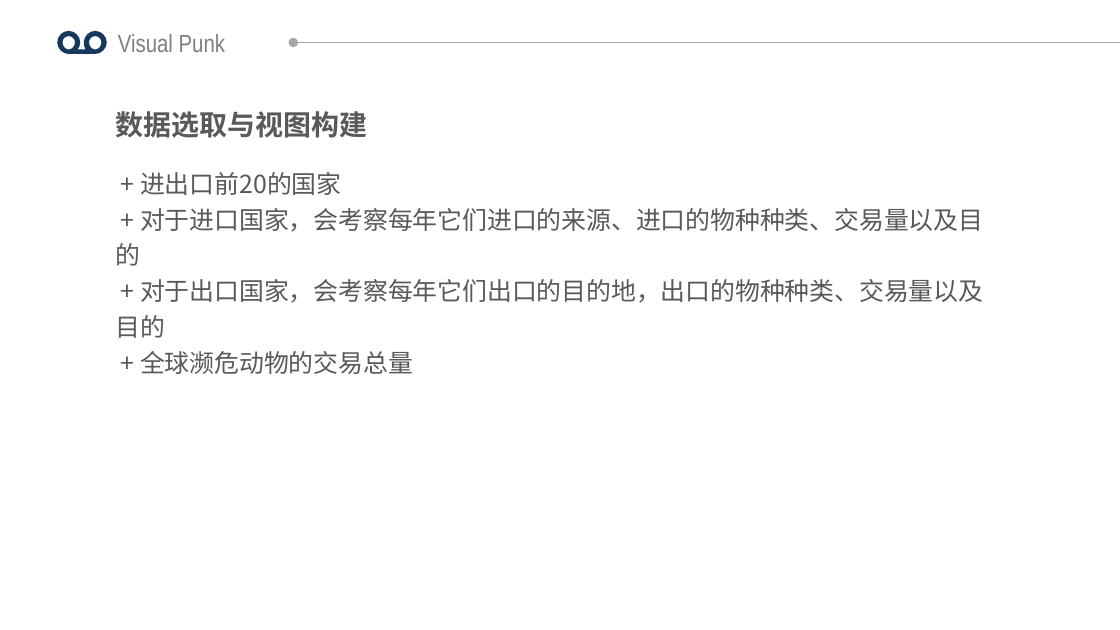
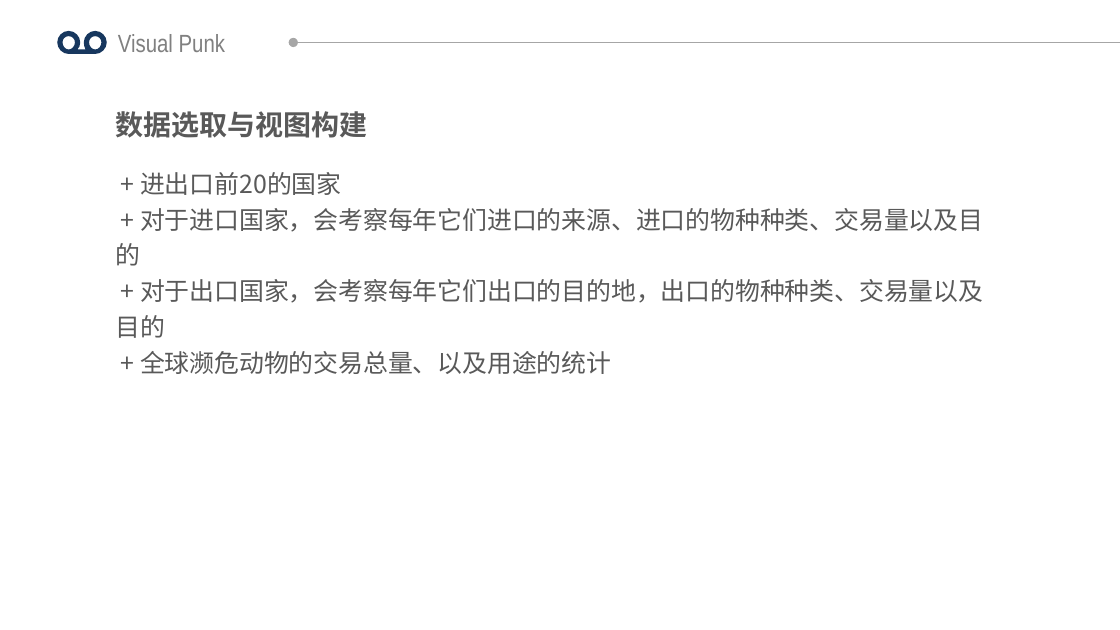
Before and after one commit to FontaineGuo/DataVisualization_LessonProject, a slide deck: slide 9 of Documents/PPT内容/visualPunk-ppt.pptx. Drawn at 1120x630 pixels with LibreOffice and Linux fonts; fonts in the diff are those of the drawing. Boxes give left, top, right and bottom in pixels: in the first picture for what was removed or moved away, otherwise in the second. Text is boxed around its words. In the diff, an @@ line names an element or a change of style, - is before the commit and + after.

```diff
--- a/Documents/PPT内容/visualPunk-ppt.pptx
+++ b/Documents/PPT内容/visualPunk-ppt.pptx
@@ text at <box>140,351,611,374</box>: text changed @@
-+ 全球濒危动物的交易总量
++ 全球濒危动物的交易总量、以及用途的统计
```
Also in this commit, not shown: 1 other slide changed.
